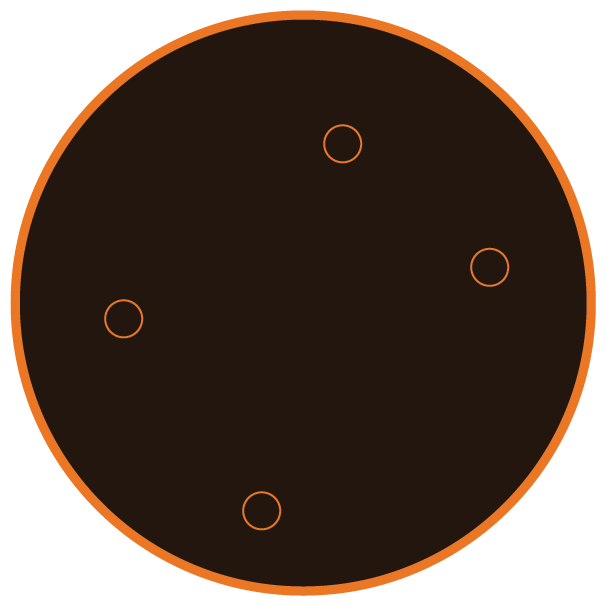
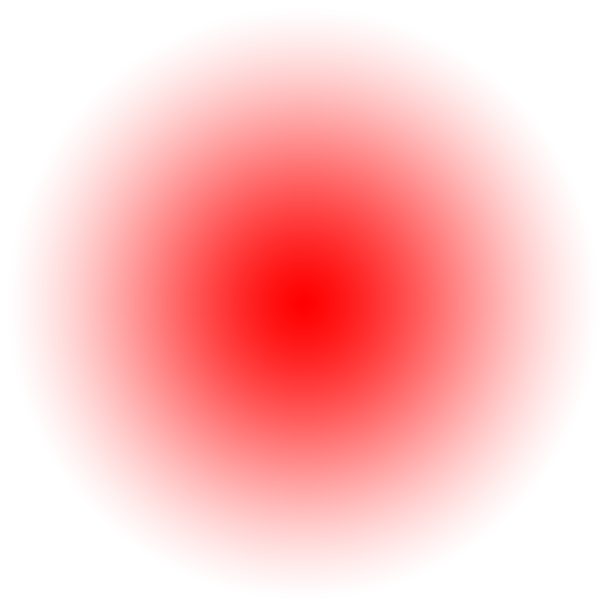
Layer changes from the first 606 × 606 image to the second:
added layer "frame20 copy" above "frame20" over [10, 10, 596, 596]
hid "frame1" over [10, 10, 596, 596]
